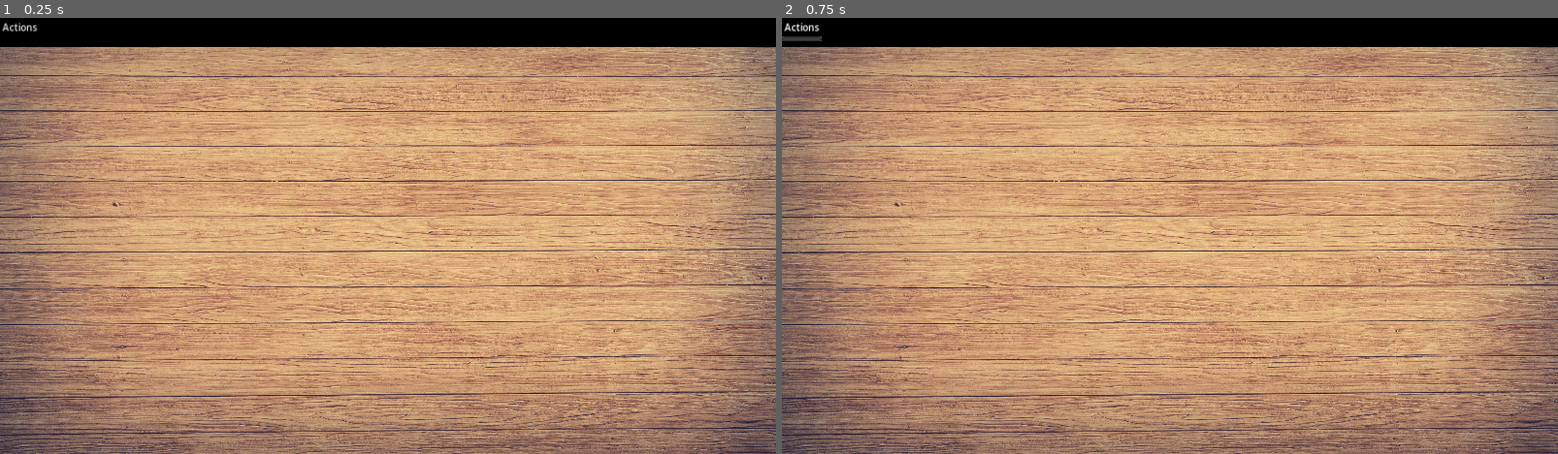
Above: before the commit, frames 1-2 (left to right).
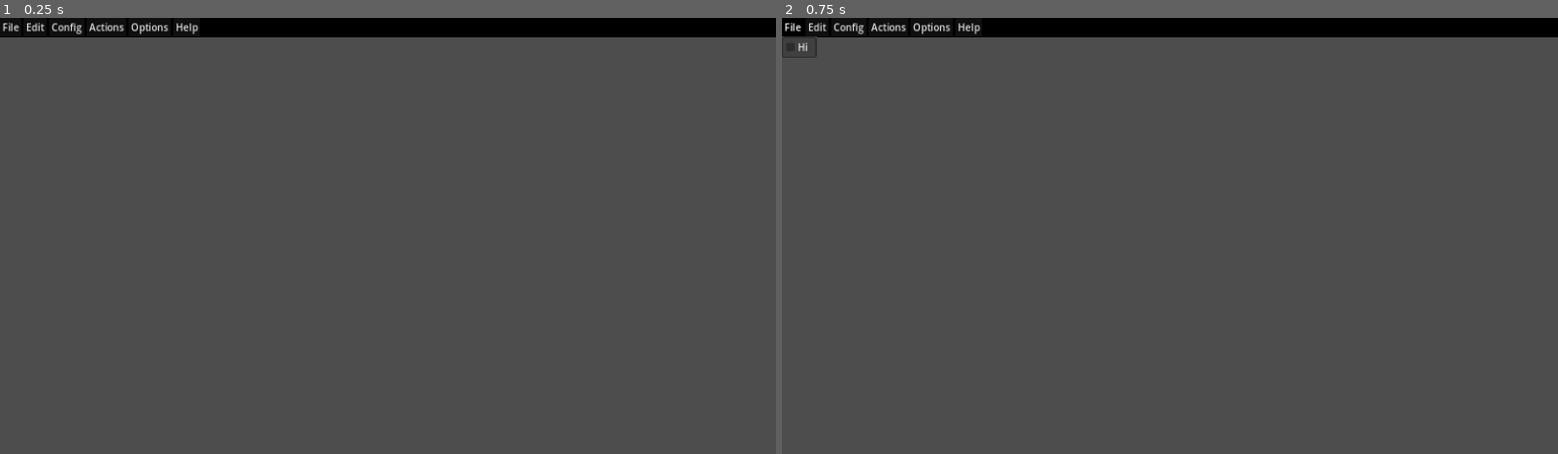
Above: after the commit, the same moments.

Repository: ryanabx/tabletop-engine
Game: Godot game, scene res://src/scenes/screens/tabletop.tscn
The game is run twice, just before and just after one commit, with the same random seed, the same clock (stepped at 60 frames per second) and the same inputs. The project has no main scene, so this scene is started directly. The engine's default icon, where the game draws it, is replaced by a stand-in: a white triangle on a blue panel in a dark square.
Inputs (mouse positions are in pixels of both pictures, inside the frame that each line leads up to):
- Up to frame 1 (0.25 s): no input
- Up to frame 2 (0.75 s): click (805, 26) at 0.5 s, where only the run before the commit has a clickable "Actions"

The runs differ from the first frame. In frame 1, 94% of the frame differs, in the area x 0-100%, y 0-100%; in frame 2, 94%.
Error before the commit: Invalid access to property or key 'name' on a base object of type 'Dictionary'. (res://src/scripts/screens/tabletop.gd:67)
Error after the commit: Invalid access to property or key 'name' on a base object of type 'Dictionary'. (res://src/scripts/screens/tabletop.gd:71)

Commit message:
more changes

Diff:
--- a/src/scenes/screens/tabletop.tscn
+++ b/src/scenes/screens/tabletop.tscn
@@ -1,6 +1,5 @@
-[gd_scene load_steps=5 format=3 uid="uid://bd0t8uq0xv6wr"]
+[gd_scene load_steps=4 format=3 uid="uid://bd0t8uq0xv6wr"]
 
-[ext_resource type="Texture2D" uid="uid://cbpxdhvy0dyht" path="res://src/assets/wood-background.jpg" id="1_488j0"]
 [ext_resource type="Script" path="res://src/scripts/screens/tabletop.gd" id="1_cv5do"]
 [ext_resource type="Script" path="res://src/scripts/game_objects/game_board.gd" id="2_lhyvx"]
 [ext_resource type="PackedScene" uid="uid://ma7a666pl2us" path="res://src/scenes/ui/user_interface.tscn" id="4_7raef"]
@@ -19,7 +18,6 @@
 z_index = -1000
 position = Vector2(640, 360)
 scale = Vector2(0.300752, 0.254237)
-texture = ExtResource("1_488j0")
 metadata/_edit_lock_ = true
 
 [node name="UiLayer" type="CanvasLayer" parent="."]
--- a/src/scenes/ui/user_interface.tscn
+++ b/src/scenes/ui/user_interface.tscn
@@ -12,42 +12,29 @@
 grow_vertical = 2
 script = ExtResource("1_u2rch")
 
-[node name="PanelContainer" type="PanelContainer" parent="."]
+[node name="ColorRect" type="ColorRect" parent="."]
 layout_mode = 1
 anchors_preset = 10
 anchor_right = 1.0
-offset_bottom = 48.0
+offset_bottom = 32.0
 grow_horizontal = 2
-
-[node name="ColorRect" type="ColorRect" parent="PanelContainer"]
-layout_mode = 2
 color = Color(0, 0, 0, 1)
 
-[node name="MarginContainer" type="MarginContainer" parent="PanelContainer"]
-layout_mode = 2
-theme_override_constants/margin_left = 10
-theme_override_constants/margin_top = 2
-theme_override_constants/margin_right = 10
-theme_override_constants/margin_bottom = 2
-
-[node name="HBoxContainer" type="HBoxContainer" parent="PanelContainer/MarginContainer"]
-layout_mode = 2
-
 [node name="MenuBar" type="MenuBar" parent="."]
+z_index = 100
 layout_mode = 2
 offset_right = 1280.0
 offset_bottom = 48.0
 script = ExtResource("2_loyrj")
 
-[node name="GameLabel" type="Label" parent="MenuBar"]
-layout_mode = 2
-offset_left = 10.0
-offset_top = 12.0
-offset_right = 11.0
-offset_bottom = 35.0
+[node name="File" type="PopupMenu" parent="MenuBar"]
 
-[node name="MenuButton" type="MenuButton" parent="MenuBar"]
-layout_mode = 0
-offset_right = 8.0
-offset_bottom = 8.0
-text = "Actions"
+[node name="Edit" type="PopupMenu" parent="MenuBar"]
+
+[node name="Config" type="PopupMenu" parent="MenuBar"]
+
+[node name="Actions" type="PopupMenu" parent="MenuBar"]
+
+[node name="Options" type="PopupMenu" parent="MenuBar"]
+
+[node name="Help" type="PopupMenu" parent="MenuBar"]
--- a/src/scripts/screens/tabletop.gd
+++ b/src/scripts/screens/tabletop.gd
@@ -62,6 +62,10 @@
 	_set_up_config(conf)
 	print("Setting up board...")
 	_set_up_board(board, objects)
+	_set_up_actions(actions, board, objects)
+
+func _set_up_actions(actions: Dictionary, board: Dictionary, objects: Dictionary) -> void:
+	pass
 
 func _set_up_config(conf: Dictionary) -> void:
 	_set_game_name(conf.name)
--- a/src/scripts/ui/menu_bar.gd
+++ b/src/scripts/ui/menu_bar.gd
@@ -1,11 +1,22 @@
 extends MenuBar
 
+# TODO: Replace regular window menu with menubar
+
+@onready var file: PopupMenu = $File
+@onready var actions: PopupMenu = $Actions
+@onready var options: PopupMenu = $Options
+@onready var help: PopupMenu = $Help
 
 # Called when the node enters the scene tree for the first time.
 func _ready() -> void:
 	_populate_popup_menus()
 
 func _populate_popup_menus() -> void:
+	file.add_check_item("Hi", 1)
+	actions.add_submenu_item("Run Action", "run_action", 2)
+	options.add_check_item("Fullscreen")
+	help.add_item("About Open Boardgame Framework")
+	help.add_item("Check for Updates")
 	pass # TODO: Implement this
 
 
--- a/src/scripts/ui/right_click_menu.gd
+++ b/src/scripts/ui/right_click_menu.gd
@@ -55,6 +55,7 @@
 	add_child(RightClickMenuButton.new("Flip selection", self._flip_selected_objects))
 	add_child(RightClickMenuButton.new("Go to front", self._move_objects_to_front))
 	add_child(RightClickMenuButton.new("Send to back", self._move_objects_to_back))
+	add_child(RightClickMenuButton.new("Stack selected objects", self._stack_selected_objects))
 
 # RIGHT CLICK MENU FUNCIONALITIES
 
@@ -88,3 +89,7 @@
 	for object in object_group:
 		board.move_item_to_back(object)
 	board.destroy_rclick_menu()
+
+func _stack_selected_objects() -> void:
+	board.convert_to_stack(object_group)
+	board.destroy_rclick_menu()
--- a/src/scripts/ui/user_interface.gd
+++ b/src/scripts/ui/user_interface.gd
@@ -1,17 +1,15 @@
 class_name UserInterface
 extends Control
 
-@onready var _game_label = $PanelContainer/MarginContainer/HBoxContainer/GameLabel
-
 @onready var board: GameBoard = $/root/Tabletop/GameBoard
-
-
-func set_game_name(_game: String):
-	_game_label.text = "Game: " + _game
 
 func _process(_delta: float) -> void:
 	queue_redraw()
 
+func set_game_name(name: String) -> void:
+	pass
+
 func _draw() -> void:
 	if board != null and board.is_selecting:
 		draw_rect(board.selection_box, Color.from_hsv(0.6, 1.0, 1.0, 0.5))
+		draw_rect(board.selection_box, Color.from_hsv(0.65, 0.6, 1.0, 0.5), false, 2)
